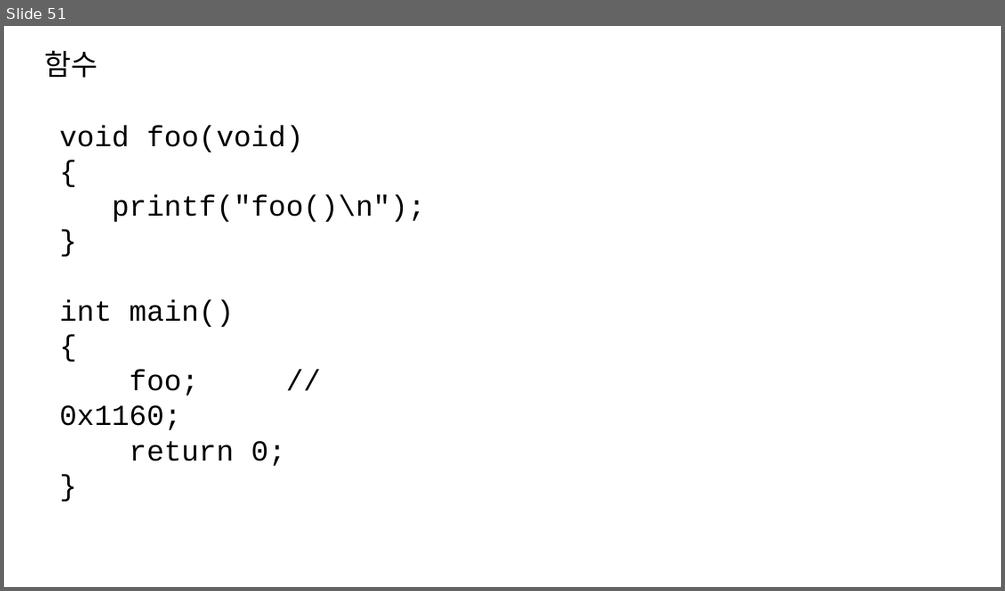
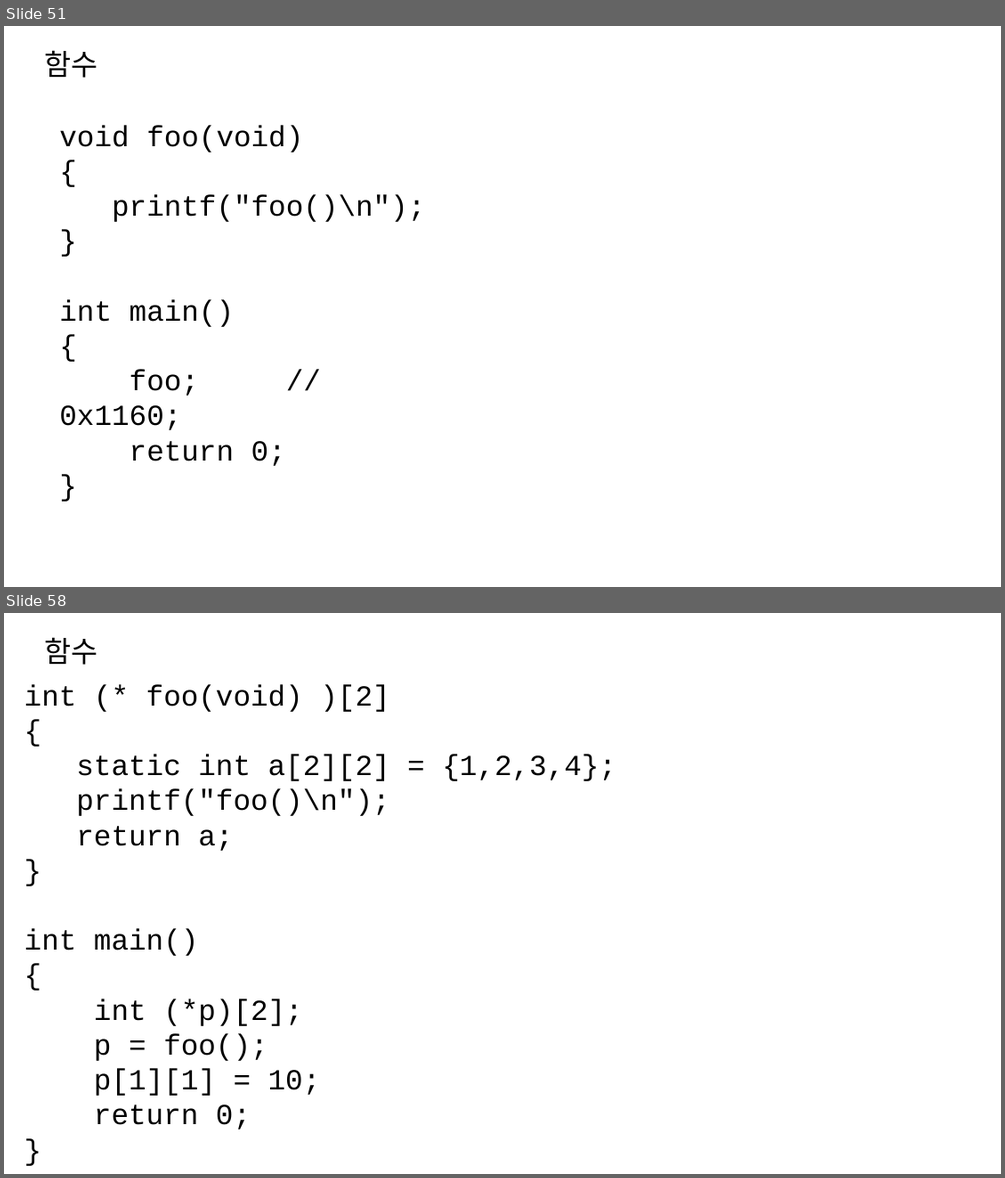
Before and after one commit to imguru-mooc/linux, a slide deck: 수업판서.pptx. Shown one above the other, each under a label of ours: slide 51 before the commit, slides 51 and 58 after it; the slides between them are not shown. The pictures are 1005x591 and 1005x1178 pixels, drawn with LibreOffice and Linux fonts; fonts in the diff are those of the drawing. Boxes give left, top, right and bottom in pixels: in the first picture for what was removed or moved away, otherwise in the second. Text is boxed around its words. In the diff, an @@ line names an element or a change of style, - is before the commit and + after.

```diff
--- a/수업판서.pptx
+++ b/수업판서.pptx
@@ slide 58 added at [4, 613, 1001, 1174], background #FFFFFF @@
@@ text added at [45, 637, 98, 665], 28 pt, text #000000 @@
+함수
@@ text added at [24, 684, 616, 1129], 28 pt, text #000000 @@
+int (* foo(void) )[2]
+{
+static int a[2][2] = {1,2,3,4};
+printf("foo()\n");
+return a;
+}
+int main()
+{
+int (*p)[2];
+p = foo();
+p[1][1] = 10;
+return 0;
+}
```
Also in this commit, not shown: 2 slides changed, 8 other slides added, 2 other files.
